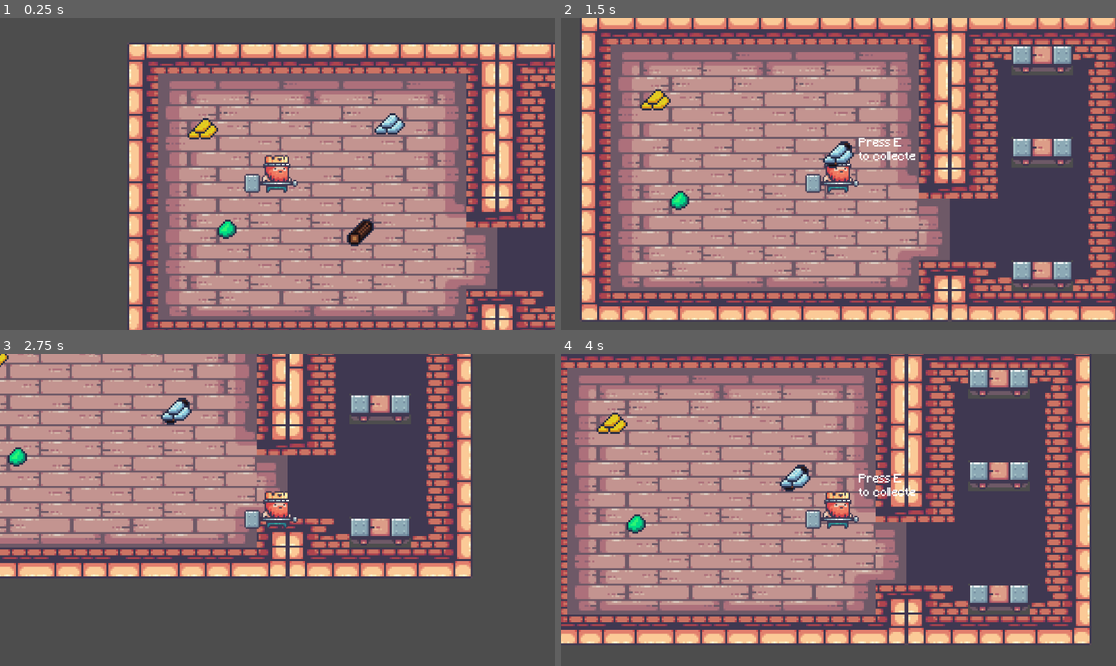
Above: before the commit, frames 1-4 (two rows, left to right).
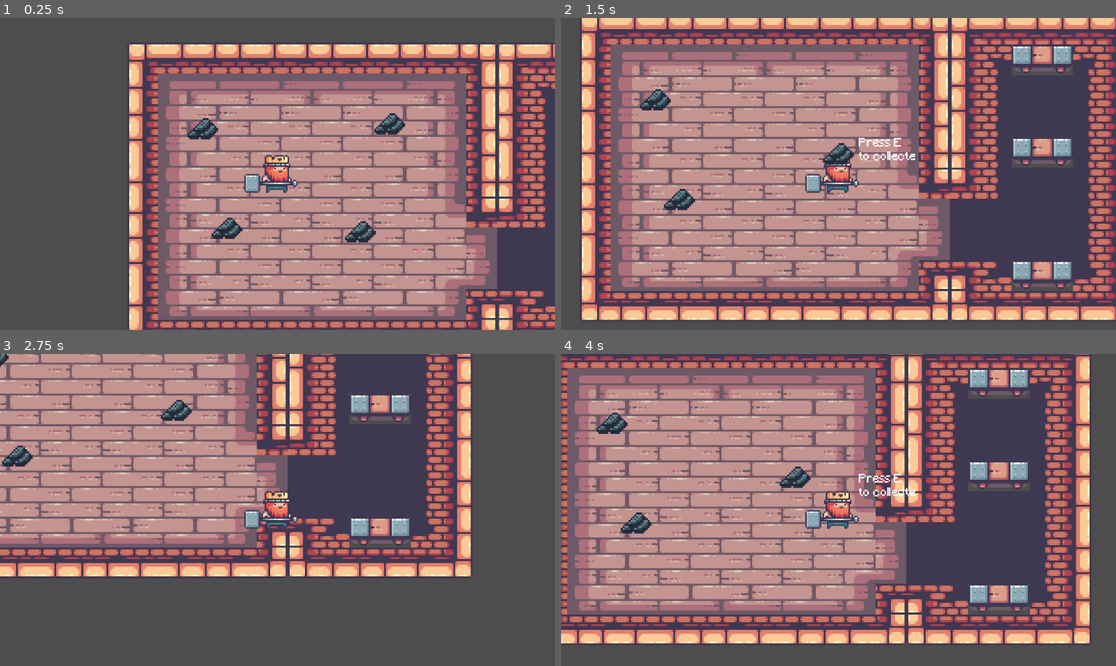
Above: after the commit, the same moments.

Repository: gogolum/GameJam2023
Game: Godot game, scene res://Scene/Main/main_level.tscn
Same seed, same stepped clock (60 frames per second), same inputs: the game is played once before the commit and once after it.
Inputs:
- Up to frame 1 (0.25 s): no input
- Up to frame 2 (1.5 s): tap Enter at 0.5 s; hold D (right) 0.53-1.28 s; tap E (interact) at 0.6, 1.25, 1.35 s; hold S (down) from 1.28 s (still down)
- Up to frame 3 (2.75 s): release S (down) at 2.03 s; hold D (right) from 2.03 s (still down); tap E (interact) at 2.1 s
- Up to frame 4 (4 s): release D (right) at 2.78 s; hold W (up) 2.78-3.53 s; tap E (interact) at 2.85, 3.6 s; hold A (left) from 3.53 s (still down)

The runs differ from the first frame. In frame 1, 0.8% of the frame differs, in the area x 34-73%, y 31-74%; in frame 2, 0.6%; in frame 3, 0.5%; in frame 4, 0.6%.

Commit message:
Update pick_up.gd

Diff:
--- a/Scene/PickUp/pick_up.gd
+++ b/Scene/PickUp/pick_up.gd
@@ -10,8 +10,6 @@
 	itemQuality = (randi()% 3) +1
 	spriteId = randi() % 8
 	itemLevel = spriteId % 3 + 1
-	name = names[spriteId]
-	$AnimatedSprite2D.frame = spriteId
 	#$Name.text = name
 	#$quality.text = str(itemLevel) + "   " + str(itemQuality)
 
